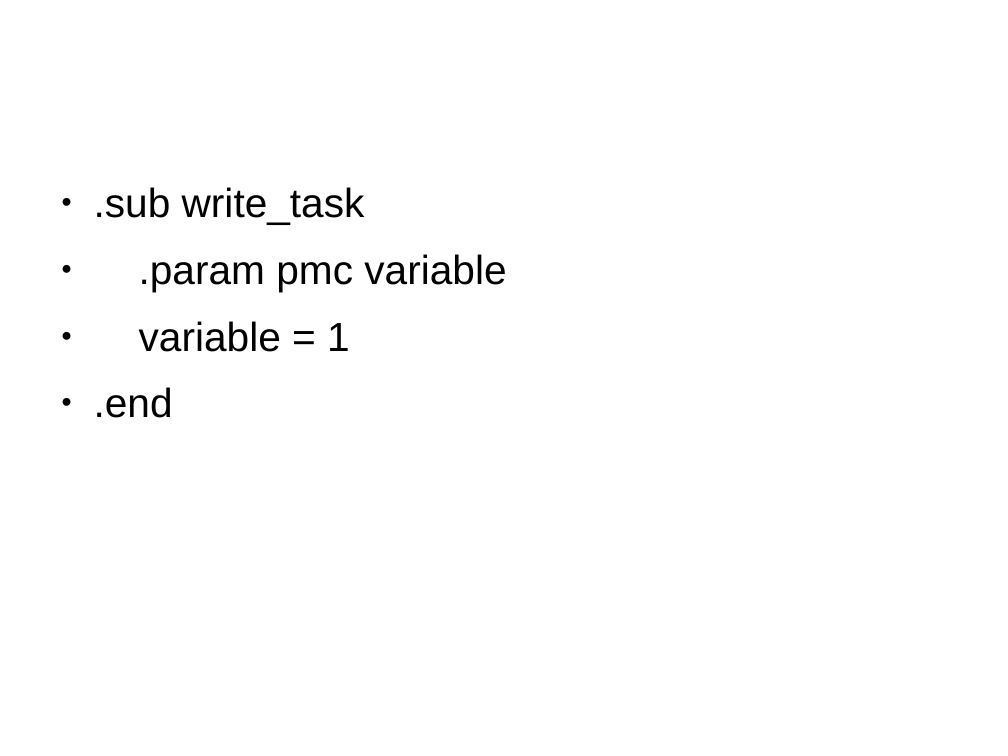
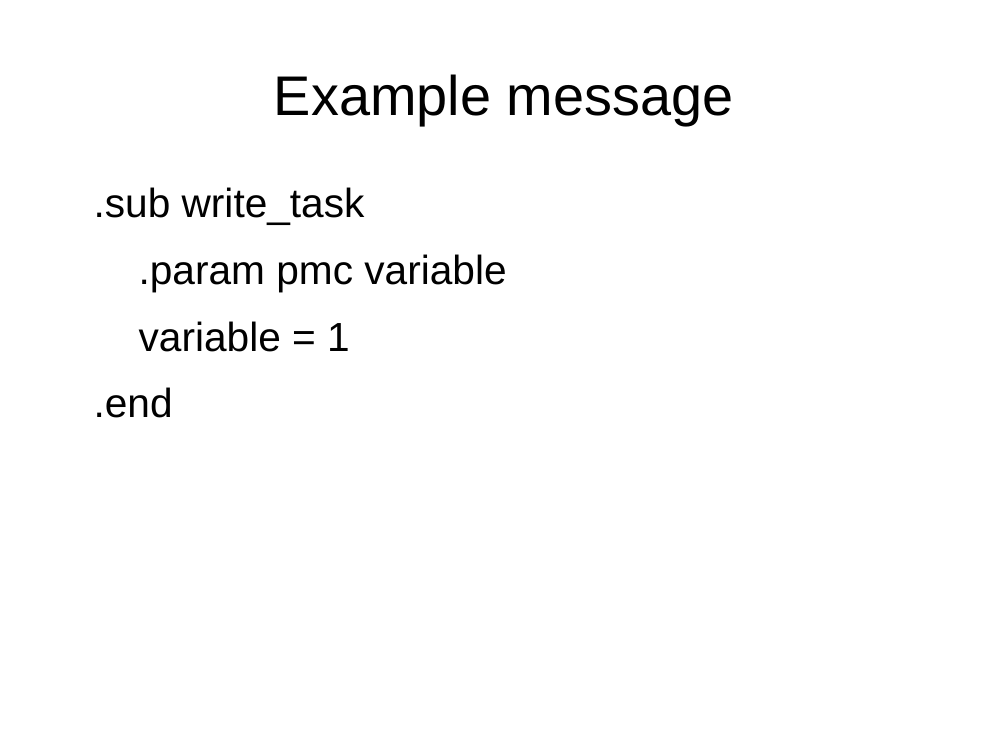
Before and after one commit to niner/talks, a slide deck: slide 13 of Threading in Parrot/Präsentation.odp (slide 12 before the commit). Drawn at 1008x756 pixels with LibreOffice and Linux fonts; fonts in the diff are those of the drawing. Boxes give left, top, right and bottom in pixels: in the first picture for what was removed or moved away, otherwise in the second. Text is boxed around its words. In the diff, an @@ line names an element or a change of style, - is before the commit and + after.

```diff
--- a/Threading in Parrot/Präsentation.odp
+++ b/Threading in Parrot/Präsentation.odp
@@ title added at (274, 74, 734, 125), 44 pt, text #000000 @@
+Example message
@@ text ".sub write_task" at (94, 187, 506, 418): bullet ● to none @@
```
Also in this commit, not shown: 6 other slides changed, 5 slides added, 3 slides removed, 3 other files.
